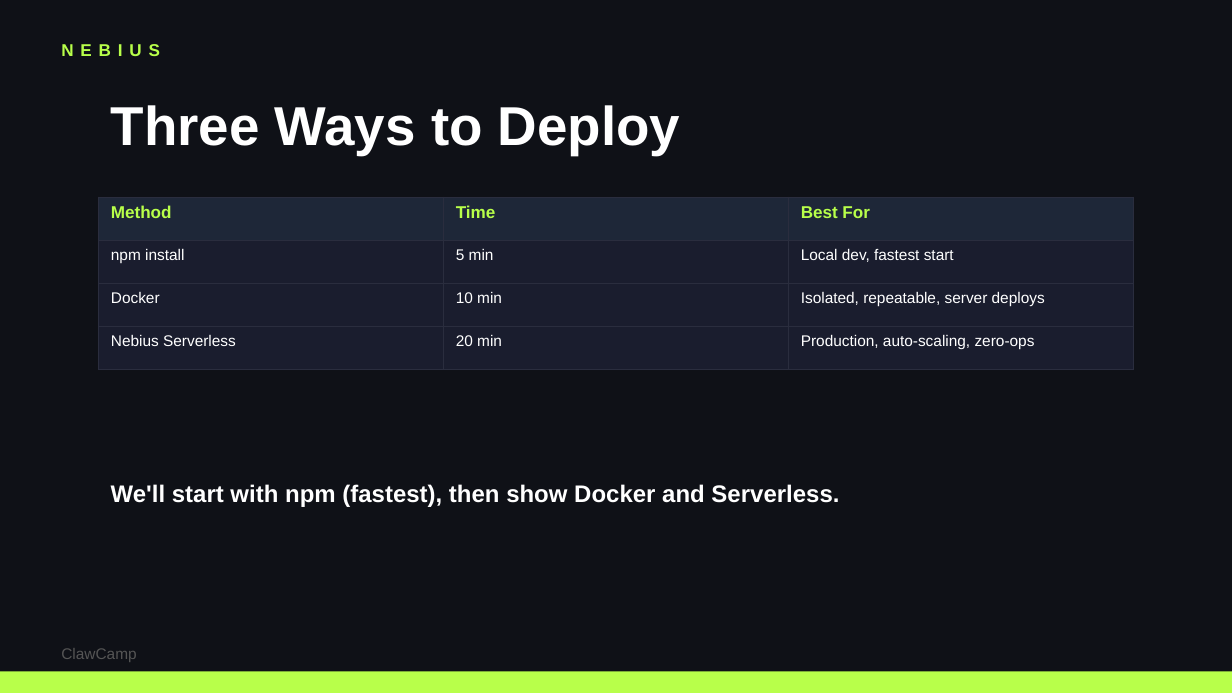
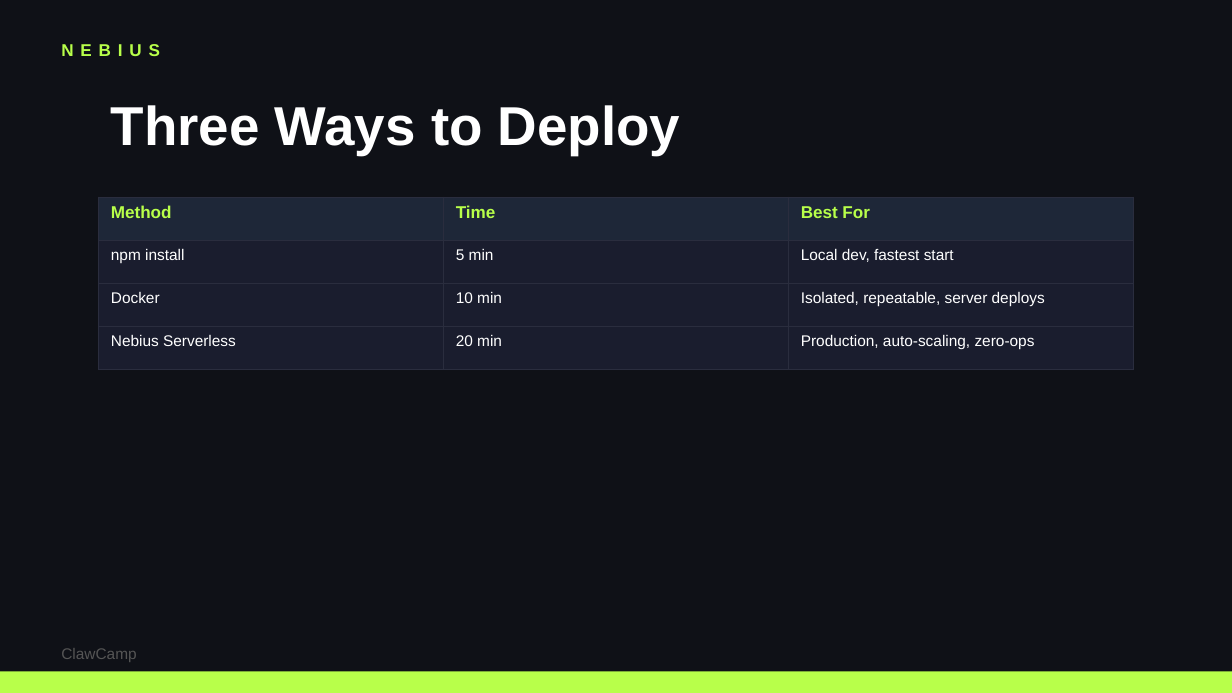
Before and after one commit to colygon/clawcamp-site, a slide deck: slide 5 of workshops/running-openclaw-on-nebius.pptx. Drawn at 1232x693 pixels with LibreOffice and Linux fonts; fonts in the diff are those of the drawing. Boxes give left, top, right and bottom in pixels: in the first picture for what was removed or moved away, otherwise in the second. Text is boxed around its words. In the diff, an @@ line names an element or a change of style, - is before the commit and + after.

```diff
--- a/workshops/running-openclaw-on-nebius.pptx
+++ b/workshops/running-openclaw-on-nebius.pptx
@@ text removed at <box>111,484,839,507</box> @@
-We'll start with npm (fastest), then show Docker and Serverless.
```
Also in this commit, not shown: 10 other slides changed.
